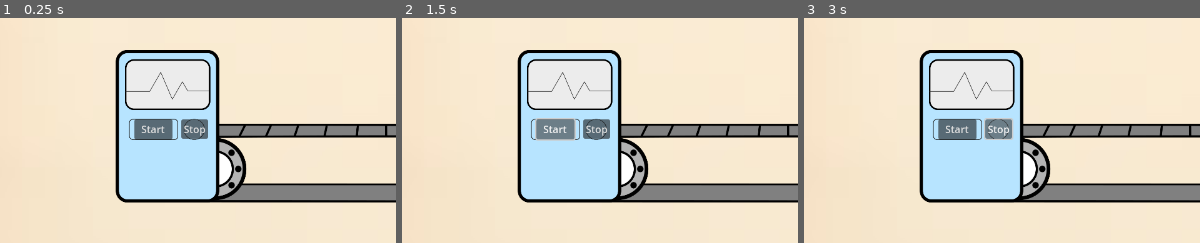
Above: before the commit, frames 1-3 (left to right).
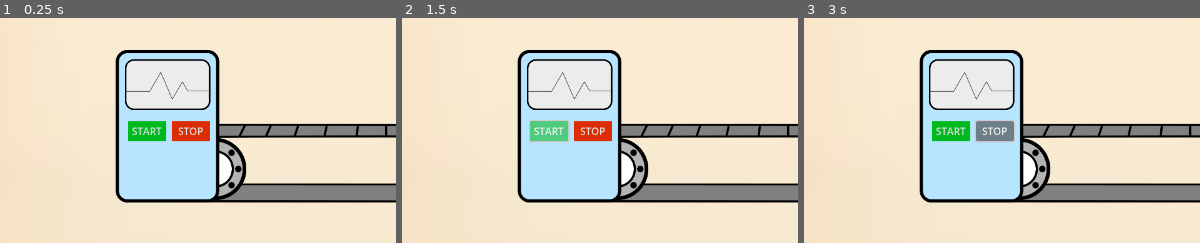
Above: after the commit, the same moments.

Repository: dkajo/supply-chain-game
Game: Godot game, scene res://level.tscn
Same seed, same stepped clock (60 frames per second), same inputs: the game is played once before the commit and once after it.
Inputs:
- Up to frame 1 (0.25 s): no input
- Up to frame 2 (1.5 s): click "Stop" (after the commit: "STOP") at 0.5 s; click "Start" (after the commit: "START") at 1.25 s
- Up to frame 3 (3 s): click "Start" (after the commit: "START") at 2 s; click "Stop" (after the commit: "STOP") at 2.75 s
The pictures show only the part of the screen within x 0-50%, y 40-90%; the shares and areas given below are measured in that part.

The runs differ from the first frame. In frame 1, 2.0% of the frame differs, in the area x 32-54%, y 44-56%; in frame 2, 2.2%; in frame 3, 1.7%.

Commit message:
Minor design updates

Diff:
--- a/level.tscn
+++ b/level.tscn
@@ -1,10 +1,22 @@
-[gd_scene load_steps=6 format=3 uid="uid://drpixk3fevjyc"]
+[gd_scene load_steps=10 format=3 uid="uid://drpixk3fevjyc"]
 
 [ext_resource type="Script" uid="uid://bh6cdnbejc6d5" path="res://level.gd" id="1_oi3di"]
 [ext_resource type="Texture2D" uid="uid://cq0dd42hqvd7t" path="res://Assets/background.png" id="1_u52ul"]
 [ext_resource type="Texture2D" uid="uid://hl65byud5eym" path="res://Assets/conveyor_belt.png" id="3_f2txt"]
 [ext_resource type="PackedScene" uid="uid://cqa28fdtdx1x2" path="res://machine.tscn" id="4_0b4ue"]
 [ext_resource type="PackedScene" uid="uid://bjkhviq24hlog" path="res://truck.tscn" id="6_1ainy"]
+
+[sub_resource type="StyleBoxFlat" id="StyleBoxFlat_f2txt"]
+bg_color = Color(0, 0.72549, 0.117647, 0.572549)
+
+[sub_resource type="StyleBoxFlat" id="StyleBoxFlat_1ainy"]
+bg_color = Color(2.26215e-06, 0.727337, 0.118172, 1)
+
+[sub_resource type="StyleBoxFlat" id="StyleBoxFlat_n6hdu"]
+bg_color = Color(0.858824, 0.176471, 0, 0.784314)
+
+[sub_resource type="StyleBoxFlat" id="StyleBoxFlat_km5ld"]
+bg_color = Color(0.860567, 0.177546, 0, 1)
 
 [node name="Level" type="Node2D"]
 script = ExtResource("1_oi3di")
@@ -20,19 +32,23 @@
 
 [node name="StartButton" type="Button" parent="UI/Control"]
 layout_mode = 0
-offset_left = 215.0
-offset_top = 447.0
-offset_right = 276.0
-offset_bottom = 479.0
-text = "Start"
+offset_left = 205.0
+offset_top = 450.0
+offset_right = 266.0
+offset_bottom = 482.0
+theme_override_styles/hover = SubResource("StyleBoxFlat_f2txt")
+theme_override_styles/normal = SubResource("StyleBoxFlat_1ainy")
+text = "START"
 
 [node name="StopButton" type="Button" parent="UI/Control"]
 layout_mode = 0
-offset_left = 290.0
-offset_top = 447.0
-offset_right = 333.0
-offset_bottom = 478.0
-text = "Stop"
+offset_left = 275.0
+offset_top = 450.0
+offset_right = 336.0
+offset_bottom = 482.0
+theme_override_styles/pressed = SubResource("StyleBoxFlat_n6hdu")
+theme_override_styles/normal = SubResource("StyleBoxFlat_km5ld")
+text = "STOP"
 
 [node name="BalanceLabel" type="Label" parent="UI/Control"]
 layout_mode = 0
Binary file changed: Assets/machine.png
Binary file removed: Assets/start_button.png
